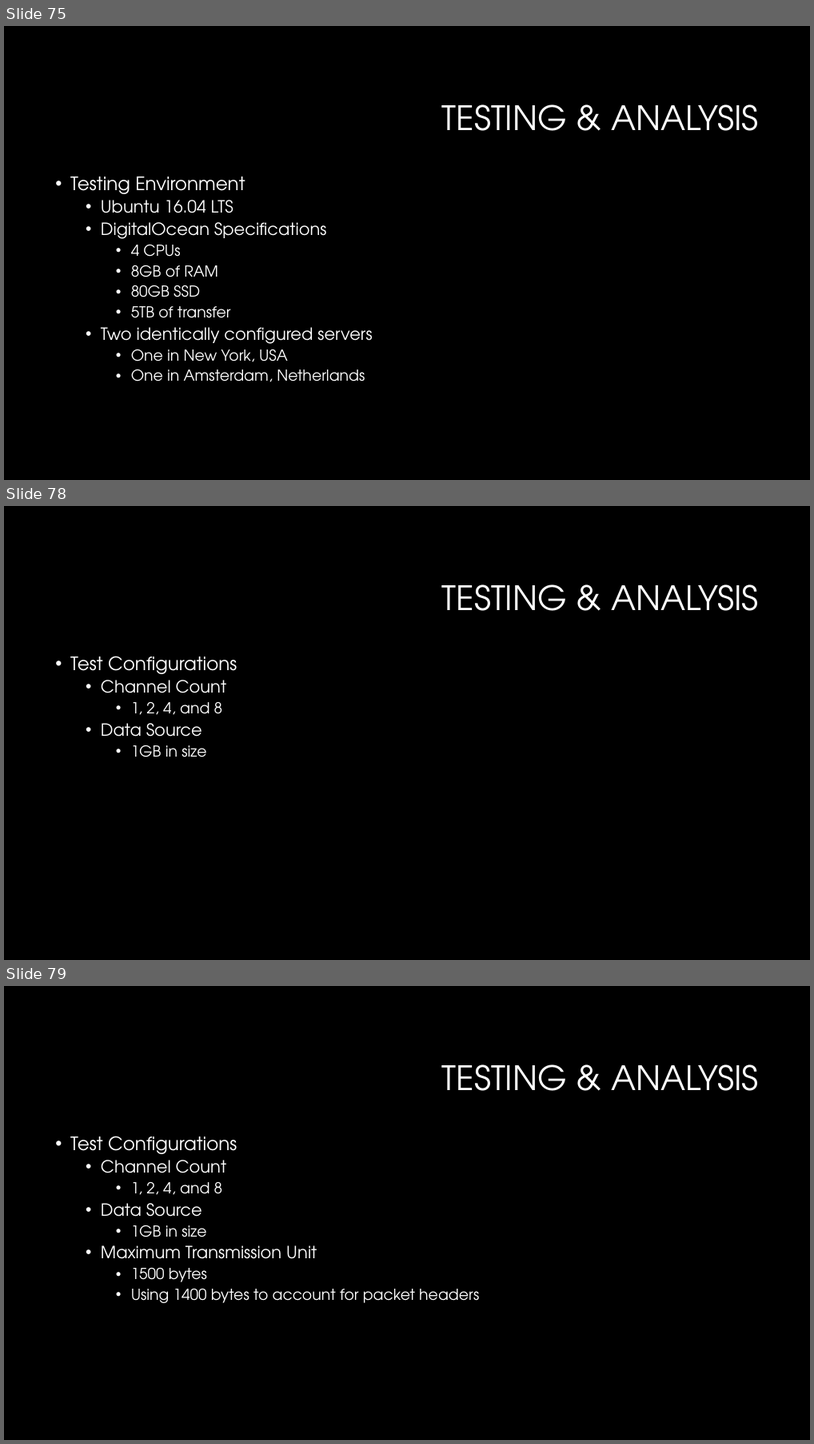
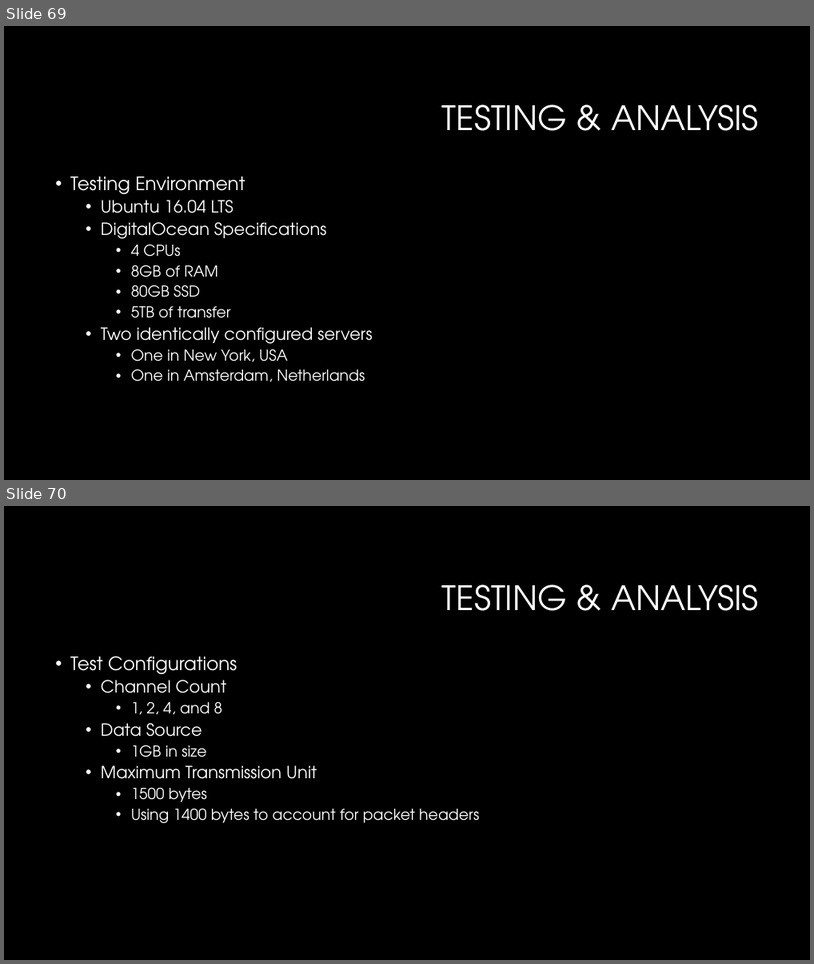
Before and after one commit to czifro-tech/instant-transmission, a slide deck: presentation/Thesis.pptx. Shown one above the other, each under a label of ours: slides 75, 78 and 79 before the commit, slides 69 and 70 after it; the slides between them are not shown. The pictures are 814x1444 and 814x964 pixels, drawn with LibreOffice and Linux fonts; fonts in the diff are those of the drawing; background and template pictures are left out. Boxes give left, top, right and bottom in pixels: in the first picture for what was removed or moved away, otherwise in the second. Text is boxed around its words. In the diff, an @@ line names an element or a change of style, - is before the commit and + after.

```diff
--- a/presentation/Thesis.pptx
+++ b/presentation/Thesis.pptx
@@ slide 78 removed at box(4, 506, 810, 960), background #000000 @@
@@ title removed at box(442, 584, 758, 611) @@
-TESTING & ANALYSIS
@@ text removed at box(70, 656, 237, 757) @@
-• Test Configurations
-  • Channel Count
-    • 1, 2, 4, and 8
-  • Data Source
-    • 1GB in size
@@ what was slide 75 is now slide 69 @@
@@ what was slide 79 is now slide 70 @@
```
Also in this commit, not shown: 4 slides changed, 12 other slides removed.
